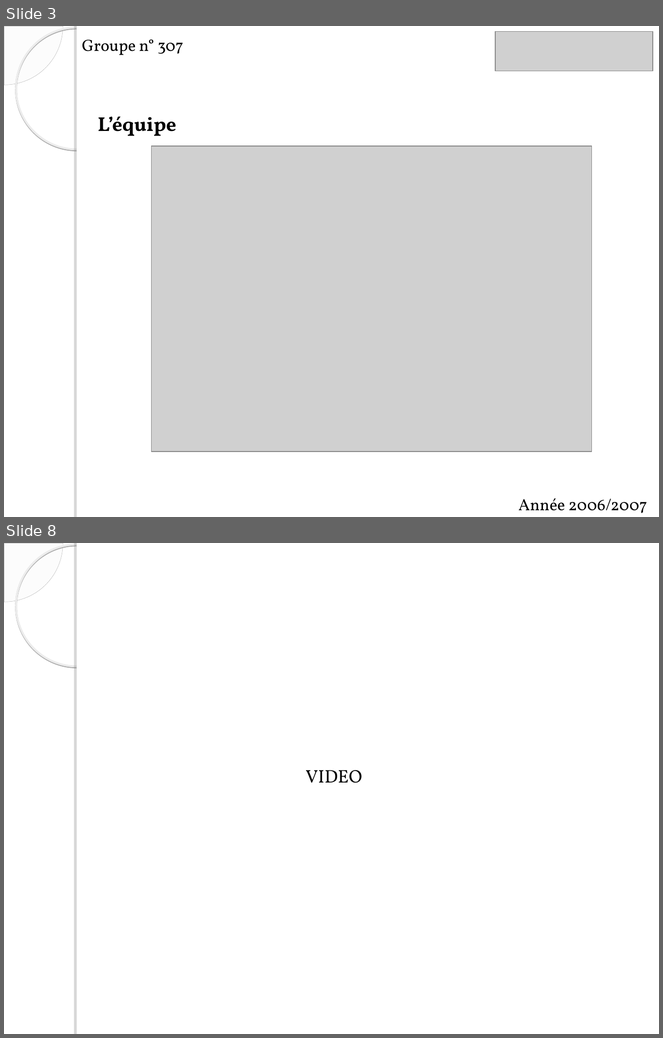
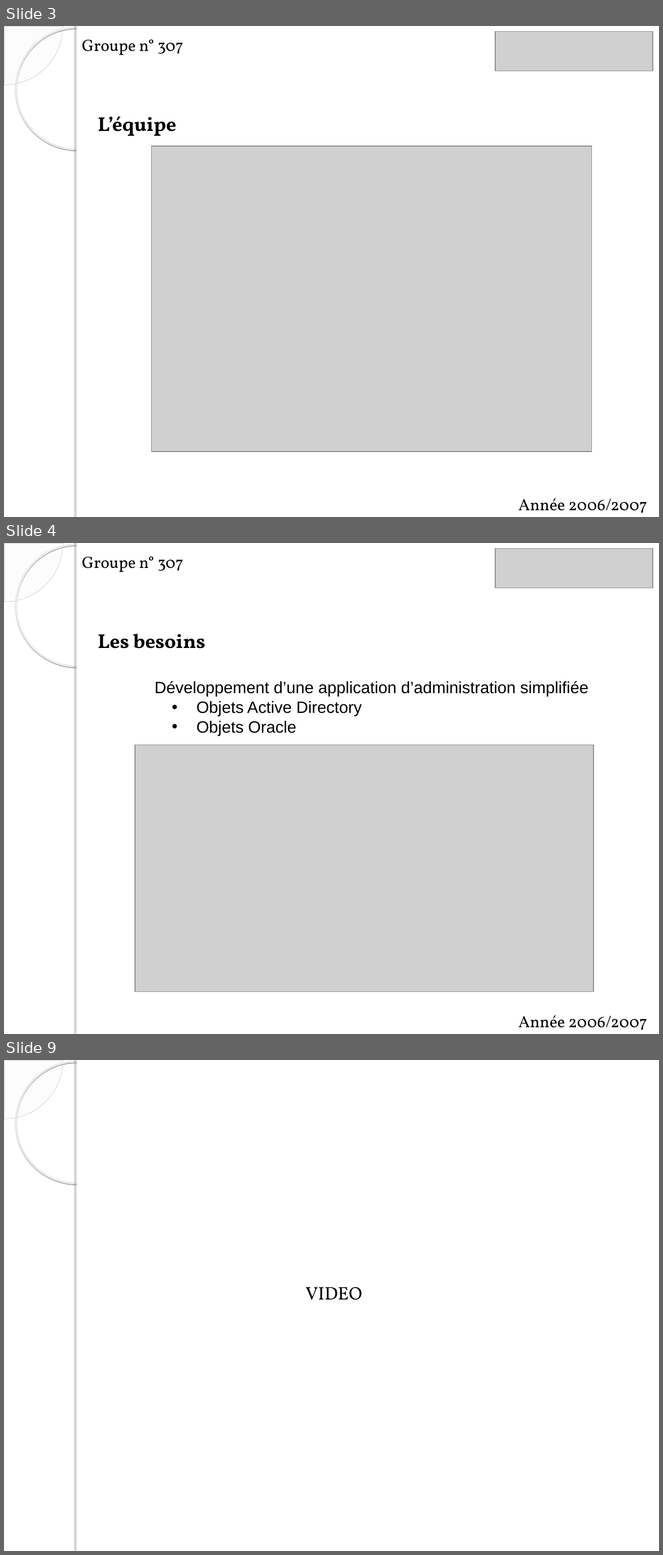
Before and after one commit to itsChris/abyss-project, a slide deck: ABYSS/doc/soutenance skar.ppt. Shown one above the other, each under a label of ours: slides 3 and 8 before the commit, slides 3, 4 and 9 after it; the slides between them are not shown. The pictures are 663x1038 and 663x1555 pixels, drawn with LibreOffice and Linux fonts; fonts in the diff are those of the drawing; grey boxes stand for pictures; background and template pictures are left out. Boxes give left, top, right and bottom in pixels: in the first picture for what was removed or moved away, otherwise in the second. Text is boxed around its words. In the diff, an @@ line names an element or a change of style, - is before the commit and + after.

```diff
--- a/ABYSS/doc/soutenance skar.ppt
+++ b/ABYSS/doc/soutenance skar.ppt
@@ slide 4 added at [4,543,659,1034], background picture (left out); not listed: 4 template elements that a slide beside it also shows @@
@@ text added at [82,557,183,572], 18 pt, text #000000 @@
+Groupe n° 307
@@ picture added at [495,548,652,588] @@
@@ text added at [98,633,206,649], 22 pt, text #000000, bold @@
+Les besoins
@@ text added at [155,681,588,736], 18 pt, text #000000 @@
+Développement d’une application d’administration simplifiée
+  • Objets Active Directory
+  • Objets Oracle
@@ picture added at [135,745,594,992] @@
@@ text added at [519,1016,648,1031], 18 pt, text #000000 @@
+Année 2006/2007
@@ what was slide 8 is now slide 9 @@
```
Also in this commit, not shown: 4 slides changed.
